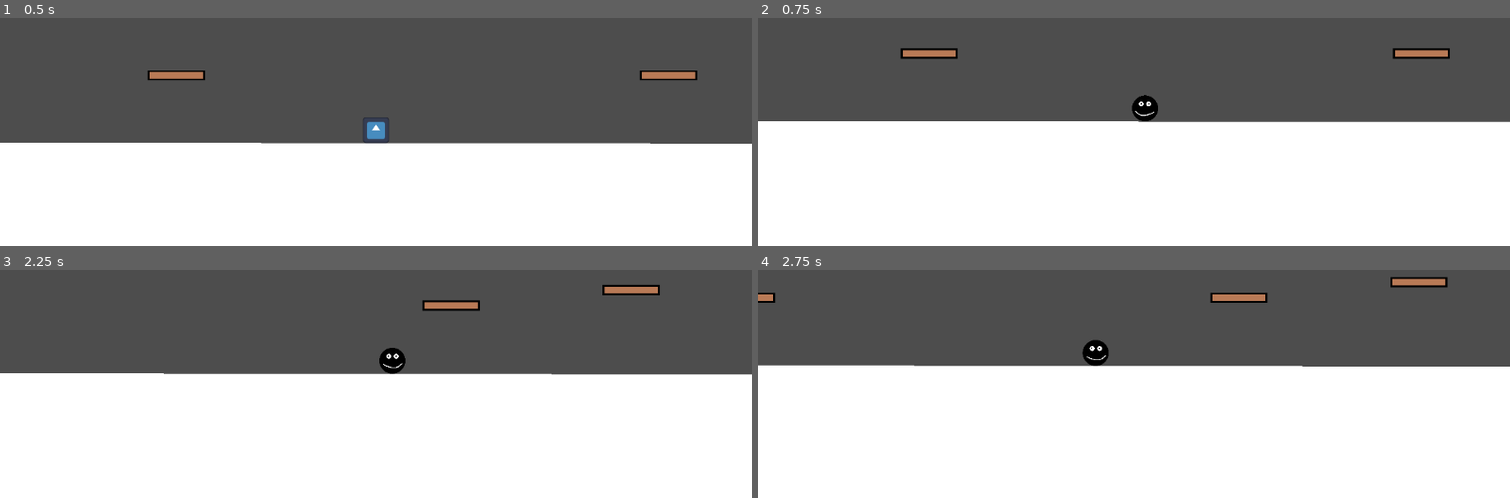
Above: before the commit, frames 1-4 (two rows, left to right).
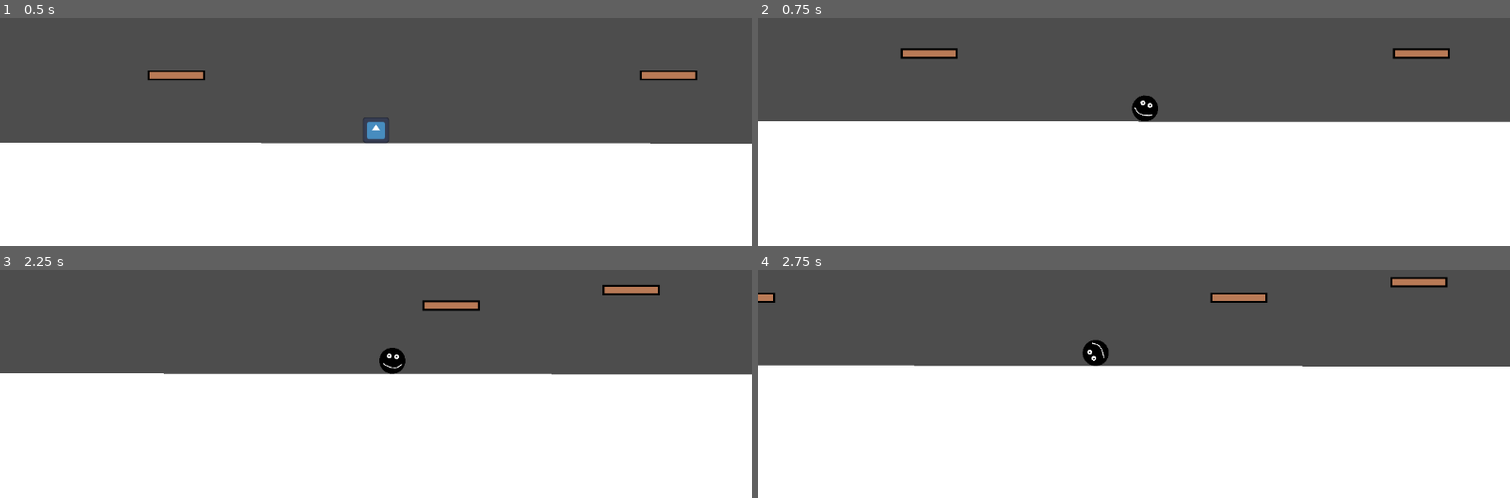
Above: after the commit, the same moments.

Repository: FreyjaShelton/RollWithIt
Game: Godot game, scene res://world.tscn
Same seed, same stepped clock (60 frames per second), same inputs: the game is played once before the commit and once after it. The engine's default icon, where the game draws it, is replaced by a stand-in: a white triangle on a blue panel in a dark square.
Inputs:
- Up to frame 1 (0.5 s): no input
- Up to frame 2 (0.75 s): hold D (move_right) from 0.53 s (still down); tap Shift (roll) at 0.6 s
- Up to frame 3 (2.25 s): tap Space (jump) at 0.77, 1.52 s; tap Ctrl (ground_pound) at 1.35 s; tap Shift (roll) at 1.55, 2.1 s; release D (move_right) at 2.03 s; hold A (move_left) from 2.03 s (still down)
- Up to frame 4 (2.75 s): keep holding A (move_left)

Frame 1 is identical in both runs. In frame 2, less than 0.1% of the frame differs, in the area x 50-53%, y 33-46%; in frame 3, less than 0.1%; in frame 4, less than 0.1%, in the area x 43-47%, y 31-40%.

Commit message:
sprite rotates as player rolls and also properly resets rotation when leaving roll

Diff:
--- a/player/stateMachine/Air.gd
+++ b/player/stateMachine/Air.gd
@@ -14,6 +14,7 @@
 	super()
 	var new_texture = preload("res://icon.svg")
 	player.sprite.texture = new_texture
+	player.sprite.rotation_degrees = 0
 
 func process_physics(delta: float) -> State:
 	player.velocity.y += gravity * delta * player.movement_data.gravity_scale
--- a/player/stateMachine/GroundPound.gd
+++ b/player/stateMachine/GroundPound.gd
@@ -10,7 +10,7 @@
 	super()
 	is_ground_pound = false
 
-func process_physics(delta: float) -> State:
+func process_physics(_delta: float) -> State:
 	if !player.is_on_floor() and player.movement_data.ground_pound and !is_ground_pound:
 		is_ground_pound = true
 		player.velocity = Vector2.ZERO
--- a/player/stateMachine/Idle.gd
+++ b/player/stateMachine/Idle.gd
@@ -8,6 +8,7 @@
 	super()
 	var new_texture = preload("res://icon.svg")
 	player.sprite.texture = new_texture
+	player.sprite.rotation_degrees = 0
 
 func process_physics(delta: float) -> State:
 	if player.input_axis == 0:
--- a/player/stateMachine/Roll.gd
+++ b/player/stateMachine/Roll.gd
@@ -19,6 +19,8 @@
 	if player.input_axis == 0:
 		player.velocity.x = move_toward(player.velocity.x, 0, player.movement_data.roll_friction * delta)
 
+	player.sprite.rotation_degrees += player.velocity.x * delta * 2
+
 	player.move_and_slide()
 
 	return handle_state()
@@ -26,16 +28,16 @@
 func _on_roll_idle_timeout() -> void:
 	is_idle = true
 	player.roll_idle_timer.stop()
-	print("timeout")
 
 func handle_state():
+	if player.input_axis != 0 and player.roll_idle_timer.time_left > 0:
+		player.roll_idle_timer.stop()
+
 	if is_idle:
-		print("go to idle state")
 		return idle_state
 
-	if player.is_on_floor() and player.input_axis == 0 and player.roll_idle_timer.is_stopped():
+	if player.is_on_floor() and player.input_axis == 0 and player.velocity.x == 0 and player.roll_idle_timer.is_stopped():
 		player.roll_idle_timer.start()
-		print("start idle timer")
 
 	if Input.is_action_just_pressed("roll"):
 		if player.input_axis == 0:
--- a/player/stateMachine/Run.gd
+++ b/player/stateMachine/Run.gd
@@ -8,6 +8,7 @@
 	super()
 	var new_texture = preload("res://icon.svg")
 	player.sprite.texture = new_texture
+	player.sprite.rotation_degrees = 0
 
 func process_physics(delta: float) -> State:
 	if player.input_axis != 0:
